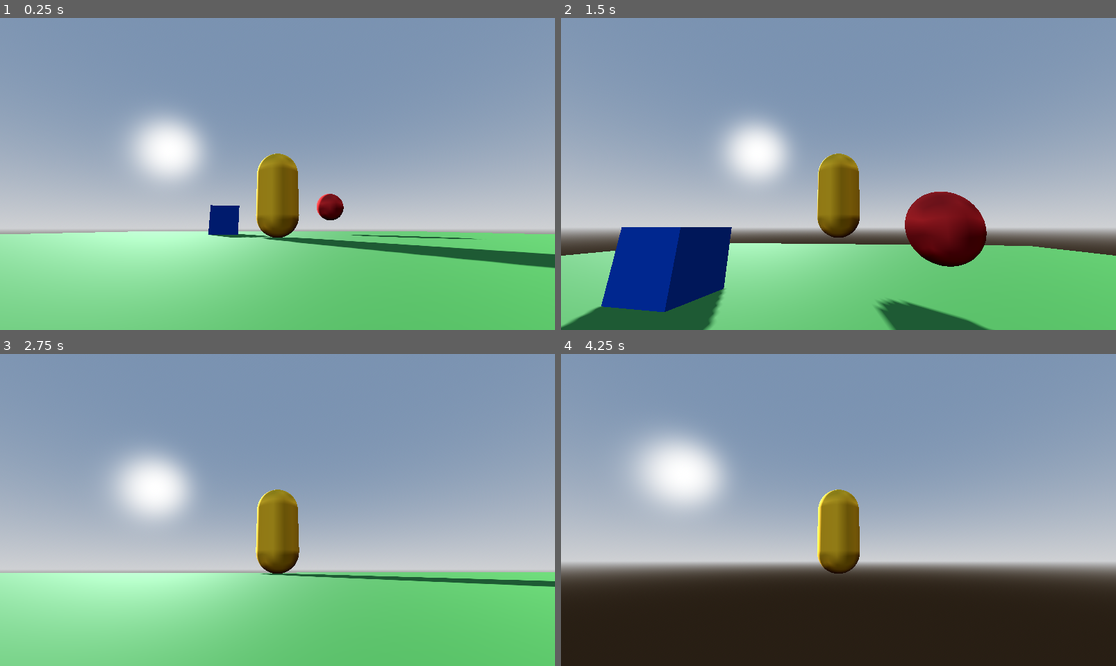
Above: before the commit, frames 1-4 (two rows, left to right).
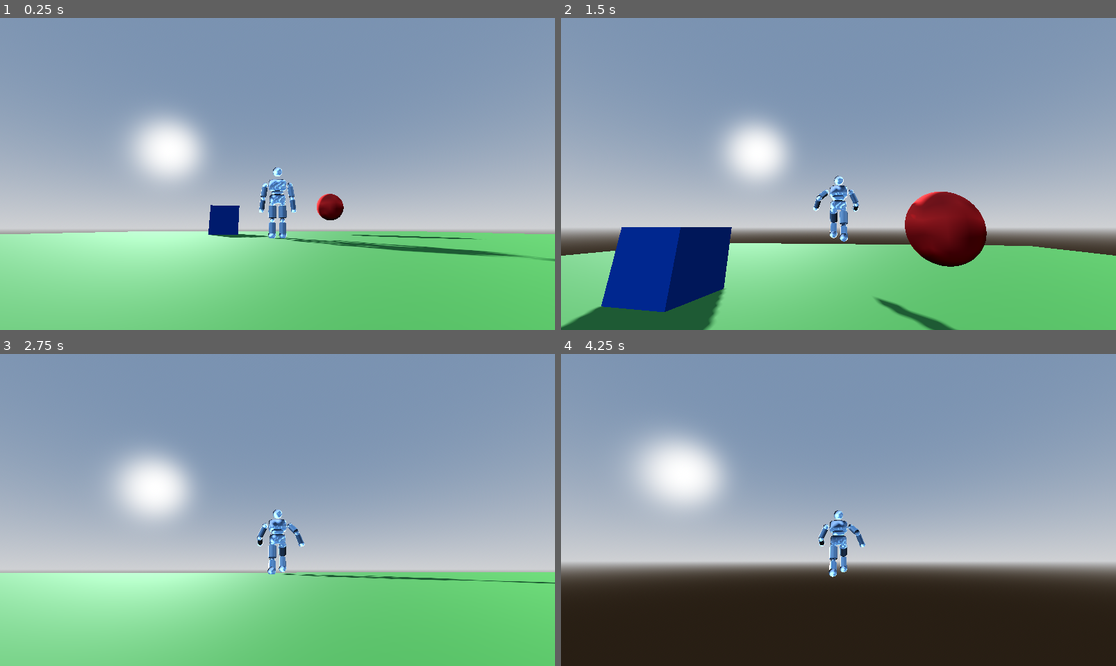
Above: after the commit, the same moments.

Repository: RonStew2019/Xenolith
Game: Godot game, scene res://main.tscn
Same seed, same stepped clock (60 frames per second), same inputs: the game is played once before the commit and once after it.
Inputs (mouse positions are in pixels of both pictures, inside the frame that each line leads up to):
- Up to frame 1 (0.25 s): no input
- Up to frame 2 (1.5 s): move the mouse to (866, 174) at 0.52 s; hold Right mouse button (cross_right, bound only after the commi… 0.53-1.28 s; hold W (move_forward) from 0.53 s (still down); tap Space (jump) at 0.77 s; click (866, 174) at 0.8 s; move the mouse to (810, 174) at 1.27 s; click (810, 174) at 1.35 s
- Up to frame 3 (2.75 s): keep holding W (move_forward); tap Space (jump) at 1.52 s; right-click (249, 510) at 1.55 s; move the mouse to (288, 503) at 2.02 s; hold Right mouse button (cross_right, bound only after the commi… from 2.03 s (still down); click (288, 503) at 2.3 s
- Up to frame 4 (4.25 s): keep holding W (move_forward); move the mouse to (832, 516) at 2.77 s; release Right mouse button (cross_right, bound only after the commi… at 2.78 s; click (832, 516) at 2.85 s; tap Space (jump) at 3.02, 3.77 s; right-click (832, 516) at 3.05 s; move the mouse to (877, 513) at 3.52 s; hold Right mouse button (cross_right, bound only after the commi… from 3.53 s (still down); click (877, 513) at 3.8 s

The runs differ from the first frame. In frame 1, 2.9% of the frame differs, in the area x 46-100%, y 43-81%; in frame 2, 2.9%; in frame 3, 2.3%; in frame 4, 1.9%.

Commit message:
we be skatin

Diff:
--- a/player.gd
+++ b/player.gd
@@ -1,5 +1,8 @@
 extends CharacterBody3D
-## Third-person capsule controller with mouse look. WASD + Space + Mouse.
+## Third-person controller with animation blending.
+## WASD + Space for movement, LMB = left hook, RMB = right cross.
+## Attacks overlay the upper body via OneShot nodes while the skate
+## animation keeps running on the lower body.
 
 @export var speed: float = 5.0
 @export var jump_velocity: float = 4.5
@@ -8,17 +11,165 @@
 @export var pitch_min_deg: float = -60.0
 @export var pitch_max_deg: float = 40.0
 
-@onready var _mesh: MeshInstance3D = $MeshInstance3D
 @onready var _camera_pivot: Node3D = $CameraPivot
 
 var _gravity: float = ProjectSettings.get_setting("physics/3d/default_gravity")
+var _stride_timer: float = 0.0
+var _stride_b: bool = false
+var _character: Node3D
+var _anim_tree: AnimationTree
 
 
 func _ready() -> void:
 	Input.mouse_mode = Input.MOUSE_MODE_CAPTURED
-
+	_setup_character()
+
+
+# ── Character & Animation Setup ──────────────────────────────────────────
+
+func _setup_character() -> void:
+	# Instance the generated character model
+	var char_scene := load("res://character.gltf") as PackedScene
+	if not char_scene:
+		push_error("Player: failed to load res://character.gltf")
+		return
+	_character = char_scene.instantiate()
+	_character.rotation.y = PI  # glTF faces +Z, Godot forward is -Z
+	add_child(_character)
+
+	# Find the AnimationPlayer baked into the imported glTF scene
+	var anim_player := _find_child_by_class(_character, &"AnimationPlayer") as AnimationPlayer
+	if not anim_player:
+		push_warning("Player: no AnimationPlayer found in character model")
+		return
+
+	# Map short names → full names (handles library prefixes like "lib/Skate")
+	var anim_names: Dictionary = {}
+	for full_name in anim_player.get_animation_list():
+		anim_names[full_name.get_file()] = StringName(full_name)
+
+	# Skate loops, attacks play once
+	_set_loop_mode(anim_player, anim_names.get("Idle", ""), Animation.LOOP_LINEAR)
+	_set_loop_mode(anim_player, anim_names.get("Skate", ""), Animation.LOOP_LINEAR)
+	_set_loop_mode(anim_player, anim_names.get("SkateB", ""), Animation.LOOP_LINEAR)
+	_set_loop_mode(anim_player, anim_names.get("JabLB", ""), Animation.LOOP_NONE)
+	_set_loop_mode(anim_player, anim_names.get("JabRB", ""), Animation.LOOP_NONE)
+	_set_loop_mode(anim_player, anim_names.get("JabL", ""), Animation.LOOP_NONE)
+	_set_loop_mode(anim_player, anim_names.get("JabR", ""), Animation.LOOP_NONE)
+
+	# ── Build the AnimationTree in code (robust against import path changes) ──
+	_anim_tree = AnimationTree.new()
+	_character.add_child(_anim_tree)
+	_anim_tree.anim_player = _anim_tree.get_path_to(anim_player)
+
+	var tree := AnimationNodeBlendTree.new()
+
+	# Idle animation
+	var idle_node := AnimationNodeAnimation.new()
+	idle_node.animation = anim_names.get("Idle", &"Idle")
+	tree.add_node(&"idle", idle_node)
+
+	# Skate A (original stance)
+	var skate_a := AnimationNodeAnimation.new()
+	skate_a.animation = anim_names.get("Skate", &"Skate")
+	tree.add_node(&"skate_a", skate_a)
+
+	# Skate B (mirrored stance)
+	var skate_b := AnimationNodeAnimation.new()
+	skate_b.animation = anim_names.get("SkateB", &"SkateB")
+	tree.add_node(&"skate_b", skate_b)
+
+	# Blend between Skate A and B (toggled by stride timer)
+	var stride_blend := AnimationNodeBlend2.new()
+	tree.add_node(&"skate_blend", stride_blend)
+	tree.connect_node(&"skate_blend", 0, &"skate_a")
+	tree.connect_node(&"skate_blend", 1, &"skate_b")
+
+	# Blend between idle and skating
+	var blend := AnimationNodeBlend2.new()
+	tree.add_node(&"skate", blend)
+	tree.connect_node(&"skate", 0, &"idle")
+	tree.connect_node(&"skate", 1, &"skate_blend")
+
+
+	# JabL uses a Blend2 to pick the correct variant for current stance
+	var jab_l_a := AnimationNodeAnimation.new()
+	jab_l_a.animation = anim_names.get("JabL", &"JabL")
+	tree.add_node(&"jab_l_a", jab_l_a)
+	var jab_l_b := AnimationNodeAnimation.new()
+	jab_l_b.animation = anim_names.get("JabLB", &"JabLB")
+	tree.add_node(&"jab_l_b", jab_l_b)
+	var jab_l_blend := AnimationNodeBlend2.new()
+	tree.add_node(&"hook_l", jab_l_blend)
+	tree.connect_node(&"hook_l", 0, &"jab_l_a")
+	tree.connect_node(&"hook_l", 1, &"jab_l_b")
+
+	var oneshot_l := AnimationNodeOneShot.new()
+	oneshot_l.fadein_time = 0.05
+	oneshot_l.fadeout_time = 0.15
+	_apply_upper_body_filter(oneshot_l, anim_player, anim_names.get("JabL", ""))
+	tree.add_node(&"oneshot_l", oneshot_l)
+	tree.connect_node(&"oneshot_l", 0, &"skate")     # base input
+	tree.connect_node(&"oneshot_l", 1, &"hook_l")   # shot input
+
+	# JabR OneShot: chains after left so both can coexist
+	# JabR uses a Blend2 to pick the correct variant for current stance
+	var jab_r_a := AnimationNodeAnimation.new()
+	jab_r_a.animation = anim_names.get("JabR", &"JabR")
+	tree.add_node(&"jab_r_a", jab_r_a)
+	var jab_r_b := AnimationNodeAnimation.new()
+	jab_r_b.animation = anim_names.get("JabRB", &"JabRB")
+	tree.add_node(&"jab_r_b", jab_r_b)
+	var jab_r_blend := AnimationNodeBlend2.new()
+	tree.add_node(&"cross_r", jab_r_blend)
+	tree.connect_node(&"cross_r", 0, &"jab_r_a")
+	tree.connect_node(&"cross_r", 1, &"jab_r_b")
+
+	var oneshot_r := AnimationNodeOneShot.new()
+	oneshot_r.fadein_time = 0.05
+	oneshot_r.fadeout_time = 0.15
+	_apply_upper_body_filter(oneshot_r, anim_player, anim_names.get("JabR", ""))
+	tree.add_node(&"oneshot_r", oneshot_r)
+	tree.connect_node(&"oneshot_r", 0, &"oneshot_l")  # chain from L output
+	tree.connect_node(&"oneshot_r", 1, &"cross_r")    # shot input
+
+	# Wire to output
+	tree.connect_node(&"output", 0, &"oneshot_r")
+
+	_anim_tree.tree_root = tree
+	_anim_tree.active = true
+
+
+func _apply_upper_body_filter(oneshot: AnimationNodeOneShot, ap: AnimationPlayer, anim_name: String) -> void:
+	"""Enable filter on a OneShot node.  Auto-discovers track paths from the
+	attack animation so we don't have to hard-code skeleton paths."""
+	if not anim_name or not ap.has_animation(anim_name):
+		return
+	oneshot.filter_enabled = true
+	var anim := ap.get_animation(anim_name)
+	for i in anim.get_track_count():
+		oneshot.set_filter_path(anim.track_get_path(i), true)
+
+
+func _set_loop_mode(ap: AnimationPlayer, anim_name: String, mode: Animation.LoopMode) -> void:
+	if anim_name and ap.has_animation(anim_name):
+		ap.get_animation(anim_name).loop_mode = mode
+
+
+func _find_child_by_class(root: Node, class_name_: StringName) -> Node:
+	for child in root.get_children():
+		if child.is_class(class_name_):
+			return child
+		var found := _find_child_by_class(child, class_name_)
+		if found:
+			return found
+	return null
+
+
+# ── Input ─────────────────────────────────────────────────────────────────
 
 func _unhandled_input(event: InputEvent) -> void:
+	# Mouse look (only while captured)
 	if event is InputEventMouseMotion and Input.mouse_mode == Input.MOUSE_MODE_CAPTURED:
 		_camera_pivot.rotation.y -= event.relative.x * mouse_sensitivity
 		_camera_pivot.rotation.x -= event.relative.y * mouse_sensitivity
@@ -28,12 +179,39 @@
 			deg_to_rad(pitch_max_deg),
 		)
 
+	# Escape → free cursor
 	if event.is_action_pressed("ui_cancel"):
 		Input.mouse_mode = Input.MOUSE_MODE_VISIBLE
 
+	# Click to re-capture (only when cursor is free — don't attack)
 	if event is InputEventMouseButton and event.pressed:
-		Input.mouse_mode = Input.MOUSE_MODE_CAPTURED
-
+		if Input.mouse_mode != Input.MOUSE_MODE_CAPTURED:
+			Input.mouse_mode = Input.MOUSE_MODE_CAPTURED
+			return
+
+	# Attacks (only fires when cursor is captured, thanks to the return above)
+	# Block new punches while either fist is still swinging
+	if _anim_tree:
+		var l_active: bool = _anim_tree.get("parameters/oneshot_l/active")
+		var r_active: bool = _anim_tree.get("parameters/oneshot_r/active")
+		if not l_active and not r_active:
+			if event.is_action_pressed("hook_left"):
+				_anim_tree.set(
+					"parameters/oneshot_l/request",
+					AnimationNodeOneShot.ONE_SHOT_REQUEST_FIRE,
+				)
+				_stride_b = false  # opposite foot leads
+				_stride_timer = 0.0
+			elif event.is_action_pressed("cross_right"):
+				_anim_tree.set(
+					"parameters/oneshot_r/request",
+					AnimationNodeOneShot.ONE_SHOT_REQUEST_FIRE,
+				)
+				_stride_b = true  # opposite foot leads
+				_stride_timer = 0.0
+
+
+# ── Movement ──────────────────────────────────────────────────────────────
 
 func _physics_process(delta: float) -> void:
 	if not is_on_floor():
@@ -43,14 +221,39 @@
 		velocity.y = jump_velocity
 
 	var input_dir := Input.get_vector("move_left", "move_right", "move_forward", "move_back")
+	# Blend idle ↔ skate based on whether we're moving
+	var is_moving := input_dir.length() > 0.1
+	if _anim_tree:
+		var move_blend: float = 1.0 if is_moving else 0.0
+		_anim_tree.set("parameters/skate/blend_amount",
+			lerp(float(_anim_tree.get("parameters/skate/blend_amount")), move_blend, 8.0 * delta))
+		# Alternate stride every 1s while moving (pause during punches)
+		var punching := bool(_anim_tree.get("parameters/oneshot_l/active")) or bool(_anim_tree.get("parameters/oneshot_r/active"))
+		if is_moving and not punching:
+			_stride_timer += delta
+			if _stride_timer >= 1.0:
+				_stride_timer -= 1.0
+				_stride_b = not _stride_b
+		elif not is_moving and not punching:
+			_stride_timer = 0.0
+			_stride_b = false
+		var stride_val: float = 1.0 if _stride_b else 0.0
+		_anim_tree.set("parameters/skate_blend/blend_amount",
+			lerp(float(_anim_tree.get("parameters/skate_blend/blend_amount")), stride_val, 6.0 * delta))
+		# Sync jab variants to current stride
+		_anim_tree.set("parameters/hook_l/blend_amount", stride_val)
+		_anim_tree.set("parameters/cross_r/blend_amount", stride_val)
 	var direction := Vector3(input_dir.x, 0.0, input_dir.y)
 	direction = direction.rotated(Vector3.UP, _camera_pivot.rotation.y).normalized()
 
 	if direction:
 		velocity.x = direction.x * speed
 		velocity.z = direction.z * speed
-		var target_angle := atan2(direction.x, direction.z)
-		_mesh.rotation.y = lerp_angle(_mesh.rotation.y, target_angle, rotation_speed * delta)
+		if _character:
+			var target_angle := atan2(direction.x, direction.z)
+			_character.rotation.y = lerp_angle(
+				_character.rotation.y, target_angle, rotation_speed * delta
+			)
 	else:
 		velocity.x = move_toward(velocity.x, 0.0, speed)
 		velocity.z = move_toward(velocity.z, 0.0, speed)
--- a/player.tscn
+++ b/player.tscn
@@ -3,11 +3,6 @@
 [ext_resource type="Script" uid="uid://d4i63puyouoy3" path="res://player.gd" id="1"]
 
 [sub_resource type="CapsuleShape3D" id="capsule_shape"]
-
-[sub_resource type="CapsuleMesh" id="capsule_mesh"]
-
-[sub_resource type="StandardMaterial3D" id="player_mat"]
-albedo_color = Color(0.95, 0.75, 0.15, 1)
 
 [node name="Player" type="CharacterBody3D" unique_id=527774787]
 script = ExtResource("1")
@@ -16,11 +11,6 @@
 transform = Transform3D(1, 0, 0, 0, 1, 0, 0, 0, 1, 0, 1, 0)
 shape = SubResource("capsule_shape")
 
-[node name="MeshInstance3D" type="MeshInstance3D" parent="." unique_id=1769406882]
-transform = Transform3D(1, 0, 0, 0, 1, 0, 0, 0, 1, 0, 1, 0)
-mesh = SubResource("capsule_mesh")
-surface_material_override/0 = SubResource("player_mat")
-
 [node name="CameraPivot" type="Node3D" parent="." unique_id=1528159958]
 transform = Transform3D(1, 0, 0, 0, 0.965926, -0.258819, 0, 0.258819, 0.965926, 0, 1.5, 0)
 
--- a/project.godot
+++ b/project.godot
@@ -46,6 +46,16 @@
 "events": [Object(InputEventKey,"resource_local_to_scene":false,"resource_name":"","device":-1,"window_id":0,"alt_press …(191 unchanged characters)…
 ]
 }
+hook_left={
+"deadzone": 0.5,
+"events": [Object(InputEventMouseButton,"resource_local_to_scene":false,"resource_name":"","device":-1,"window_id":0,"alt_pressed":false,"shift_pressed":false,"ctrl_pressed":false,"meta_pressed":false,"button_mask":0,"position":Vector2(0, 0),"global_position":Vector2(0, 0),"factor":1.0,"button_index":1,"canceled":false,"pressed":false,"double_click":false,"script":null)
+]
+}
+cross_right={
+"deadzone": 0.5,
+"events": [Object(InputEventMouseButton,"resource_local_to_scene":false,"resource_name":"","device":-1,"window_id":0,"alt_pressed":false,"shift_pressed":false,"ctrl_pressed":false,"meta_pressed":false,"button_mask":0,"position":Vector2(0, 0),"global_position":Vector2(0, 0),"factor":1.0,"button_index":2,"canceled":false,"pressed":false,"double_click":false,"script":null)
+]
+}
 
 [physics]
 
Not shown, changed: character.gltf
Not shown, added: apply_fix.py
Not shown, changed: generate_character.py
